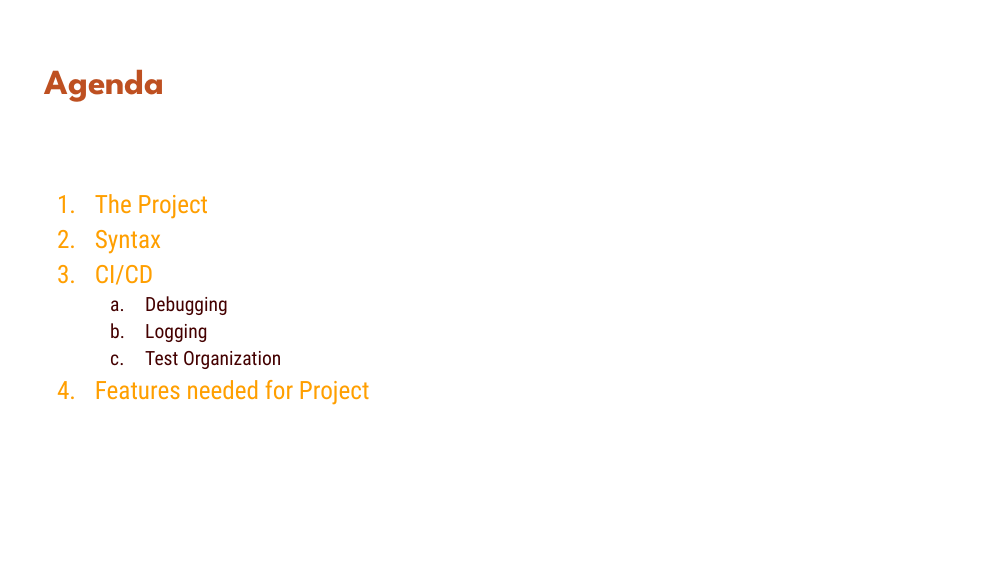
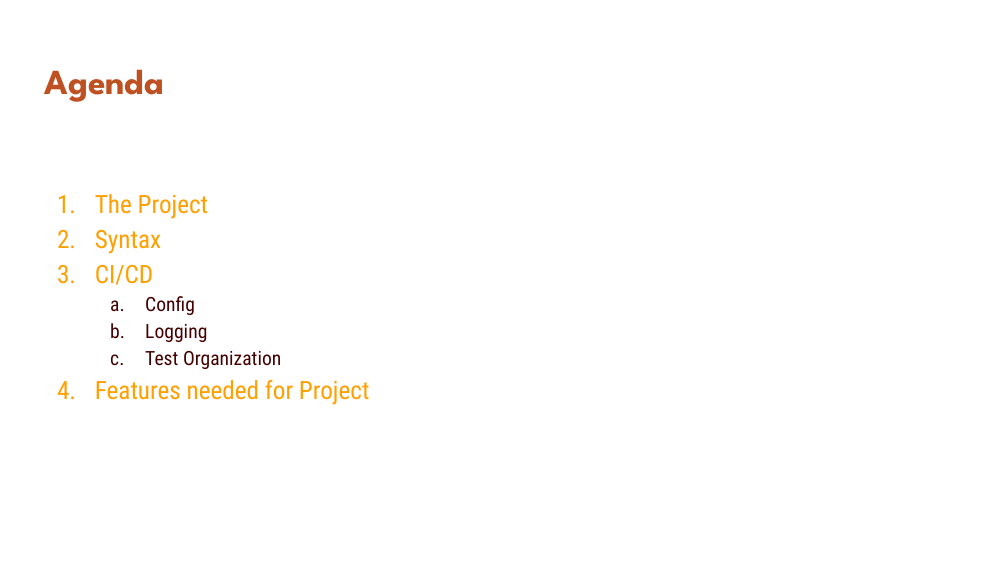
Before and after one commit to mwyrodek/atw-playwright-cypress, a slide deck: slide 4 of Cypress and Playwright.pptx. Drawn at 1008x567 pixels with LibreOffice and Linux fonts; fonts in the diff are those of the drawing; background and template pictures are left out. Boxes give left, top, right and bottom in pixels: in the first picture for what was removed or moved away, otherwise in the second. Text is boxed around its words. In the diff, an @@ line names an element or a change of style, - is before the commit and + after.

Commit message:
update prezentacji

```diff
--- a/Cypress and Playwright.pptx
+++ b/Cypress and Playwright.pptx
@@ text at [145,296,195,315]: text changed @@
-  a. Debugging
+  a. Config
```
